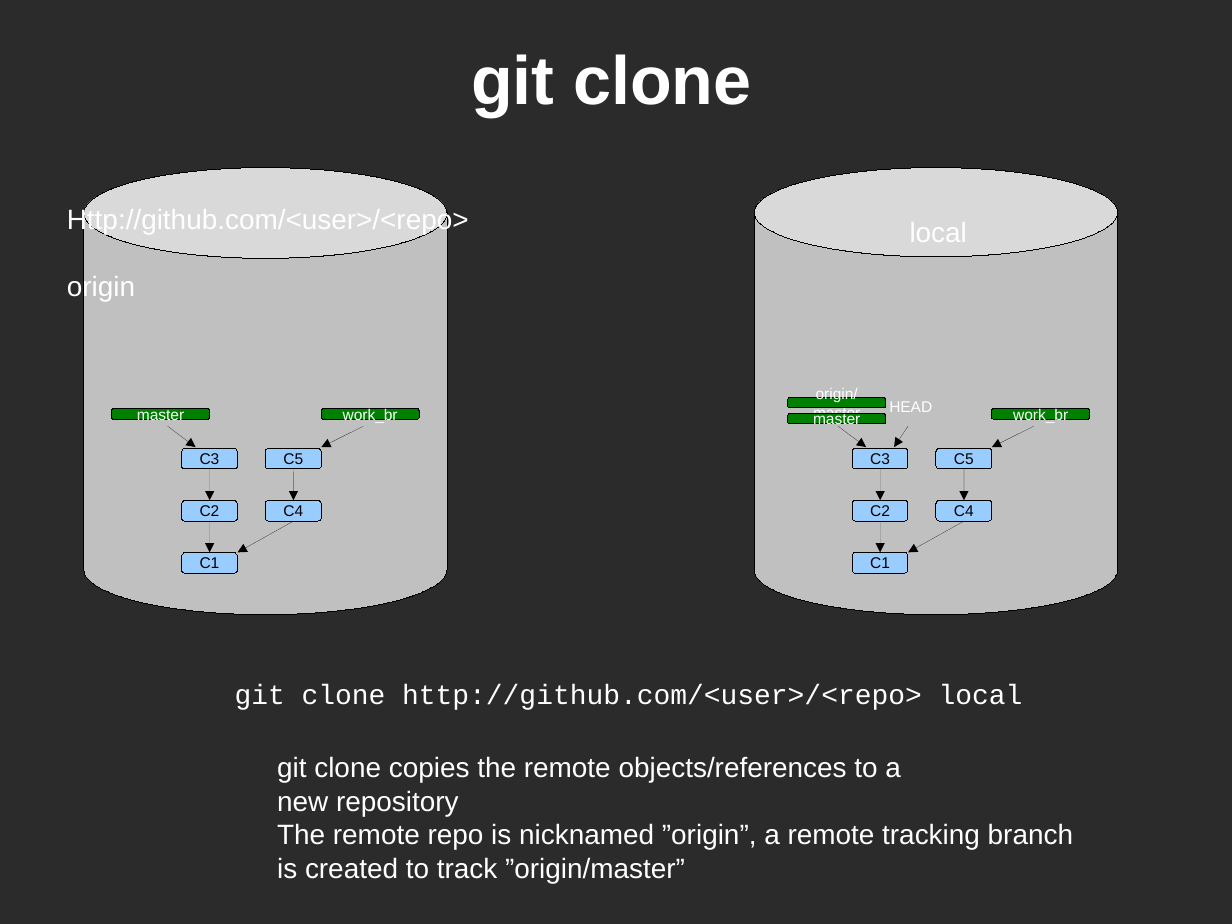
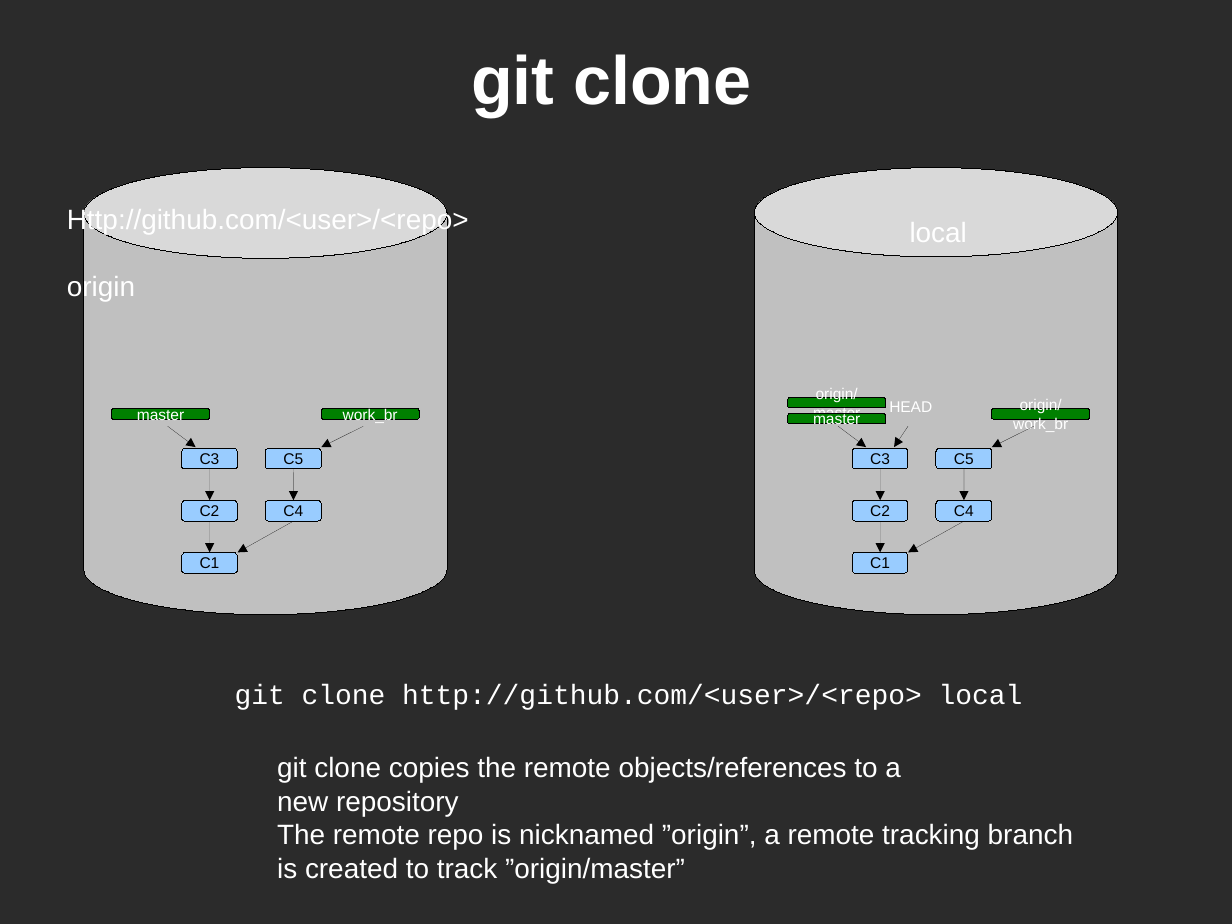
Before and after one commit to glonnon/git-demo, a slide deck: slide 28 of git_boise_web_tech.odp. Drawn at 1232x924 pixels with LibreOffice and Linux fonts; fonts in the diff are those of the drawing; background and template pictures are left out; a plain dark background stands for a picture behind light text. Boxes give left, top, right and bottom in pixels: in the first picture for what was removed or moved away, otherwise in the second. Text is boxed around its words. In the diff, an @@ line names an element or a change of style, - is before the commit and + after.

Commit message:
fixes to presentation

```diff
--- a/git_boise_web_tech.odp
+++ b/git_boise_web_tech.odp
@@ text in rounded rectangle at box(1013, 399, 1068, 432): text changed @@
-work_br
+origin/work_br
```
Also in this commit, not shown: 2 other slides changed.
